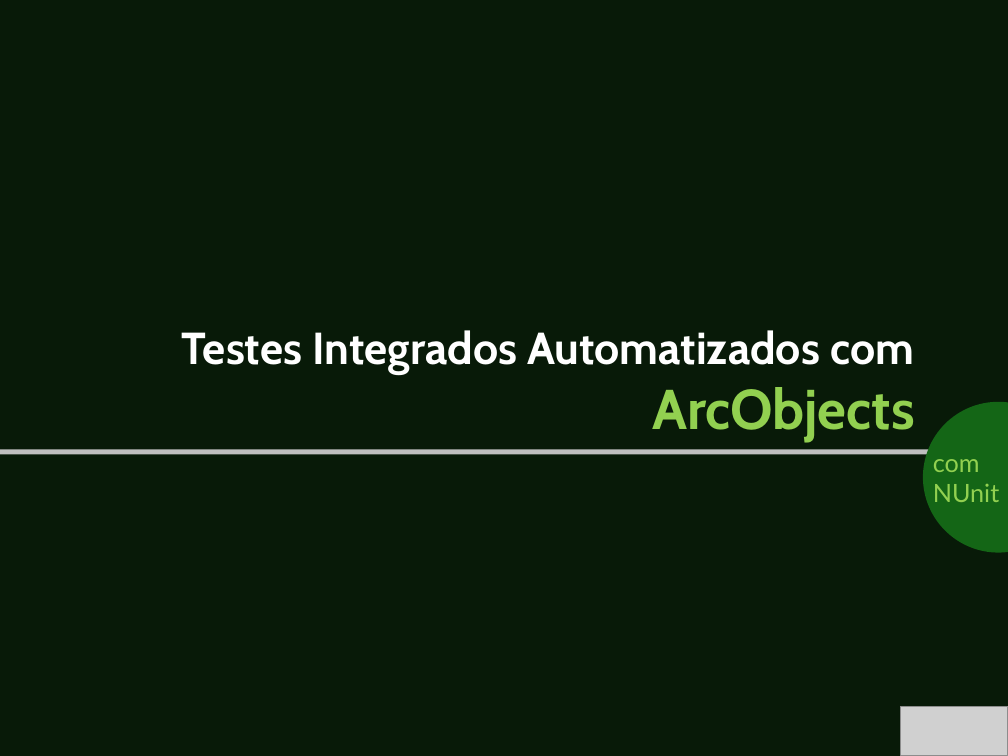
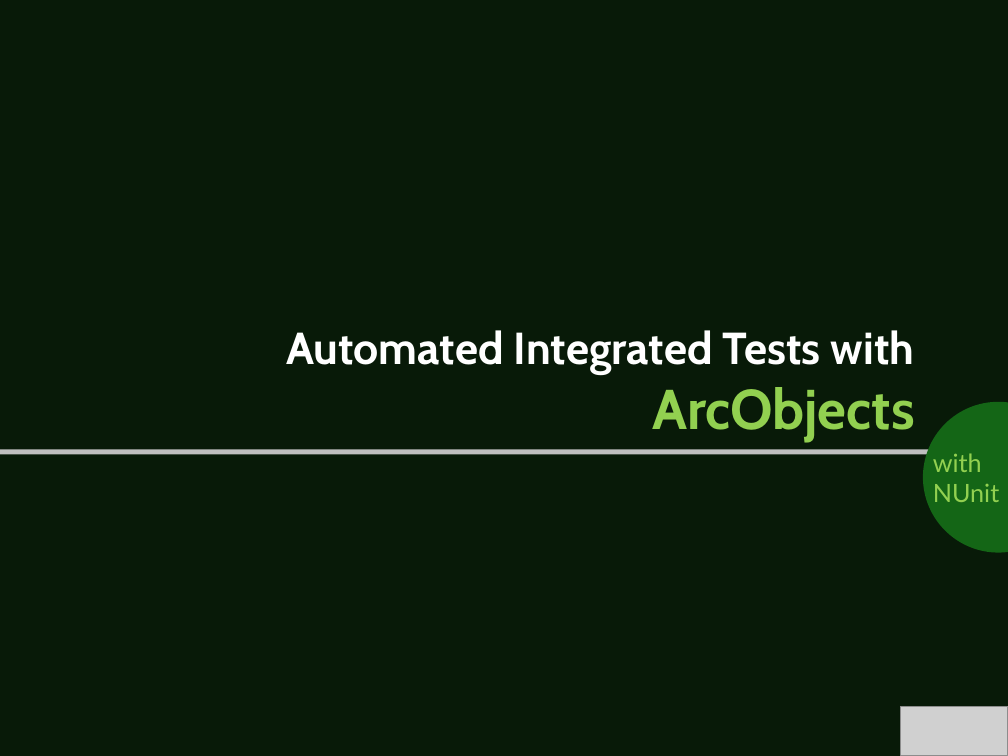
Before and after one commit to ezequias/Esri, a slide deck: slide 1 of EsriIntegratedTests/DOCs/Testes Integrados Automatizados.pptx. Drawn at 1008x756 pixels with LibreOffice and Linux fonts; fonts in the diff are those of the drawing; grey boxes stand for pictures. Boxes give left, top, right and bottom in pixels: in the first picture for what was removed or moved away, otherwise in the second. Text is boxed around its words. In the diff, an @@ line names an element or a change of style, - is before the commit and + after.

```diff
--- a/EsriIntegratedTests/DOCs/Testes Integrados Automatizados.pptx
+++ b/EsriIntegratedTests/DOCs/Testes Integrados Automatizados.pptx
@@ text at (286, 330, 914, 374): text changed @@
-Testes Integrados Automatizados com
+Automated Integrated Tests with
@@ text in freeform shape at (933, 453, 982, 472): text changed @@
-com
+with
```
Also in this commit, not shown: 10 other slides changed, 2 slides added, 2 slides removed, 2 other files.
